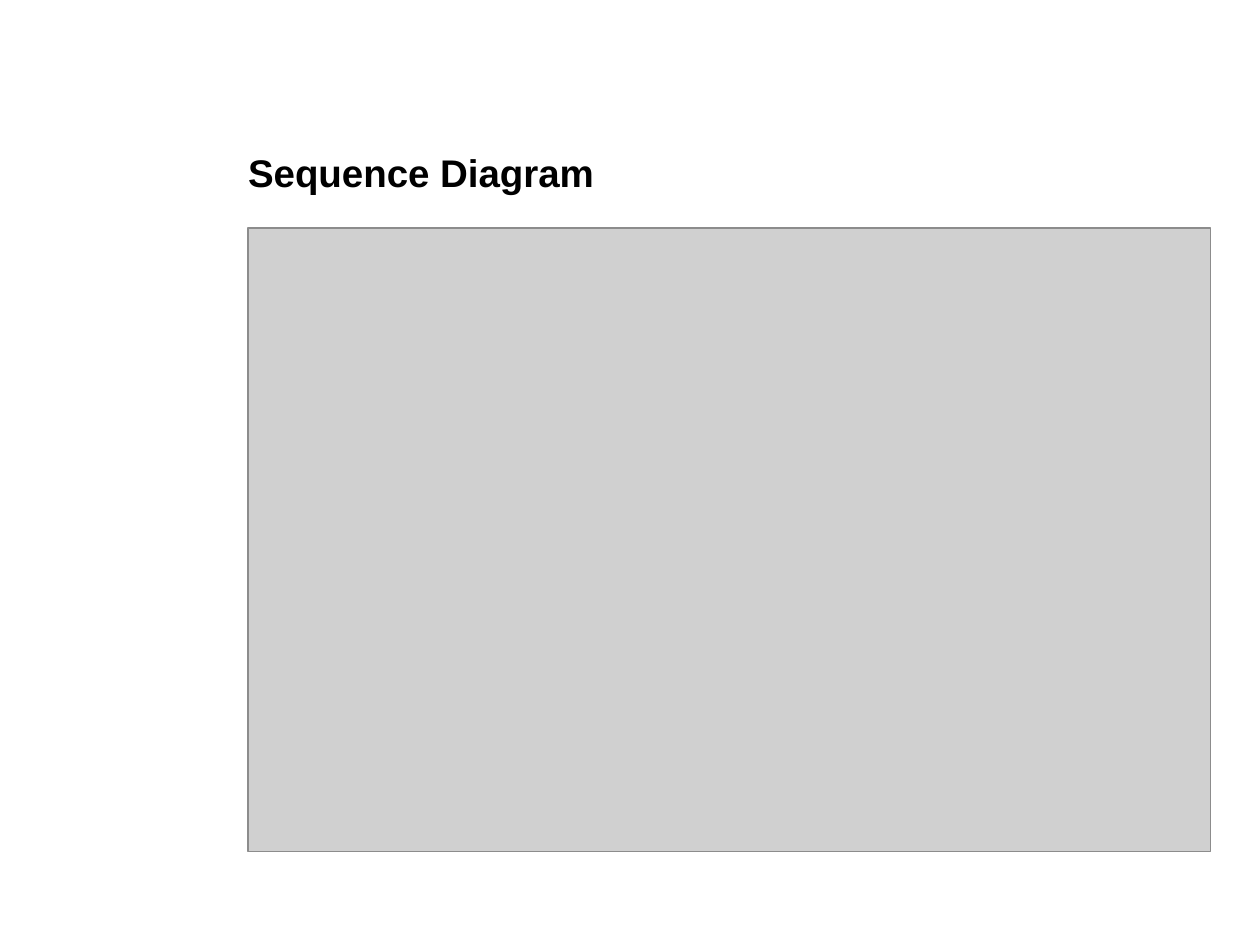
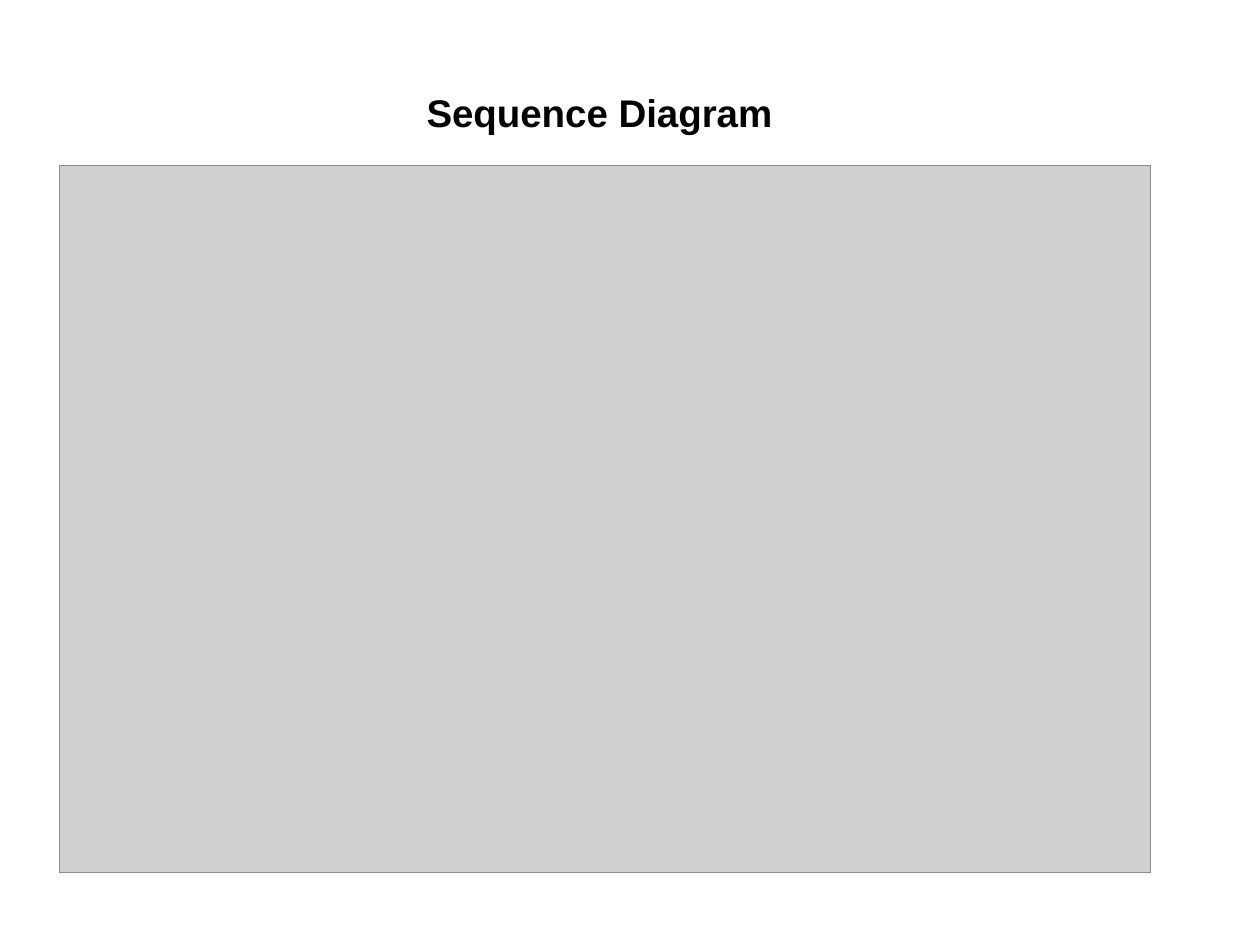
Before and after one commit to andef4/ch.bfh.bti7081.s2013.blue, a slide deck: slide 3 of doc/task07/task07.ppt. Drawn at 1260x945 pixels with LibreOffice and Linux fonts; fonts in the diff are those of the drawing; grey boxes stand for pictures; background and template pictures are left out. Boxes give left, top, right and bottom in pixels: in the first picture for what was removed or moved away, otherwise in the second. Text is boxed around its words. In the diff, an @@ line names an element or a change of style, - is before the commit and + after.

```diff
--- a/doc/task07/task07.ppt
+++ b/doc/task07/task07.ppt
@@ text "Sequence Diagram": place and size @@
-text "Sequence Diagram" at bbox=[248, 159, 594, 194]
+text "Sequence Diagram" at bbox=[427, 99, 773, 135]
@@ picture: place and size @@
-picture at bbox=[248, 228, 1211, 852]
+picture at bbox=[59, 166, 1150, 873]
```
Also in this commit, not shown: 2 other slides changed, 4 other files.
